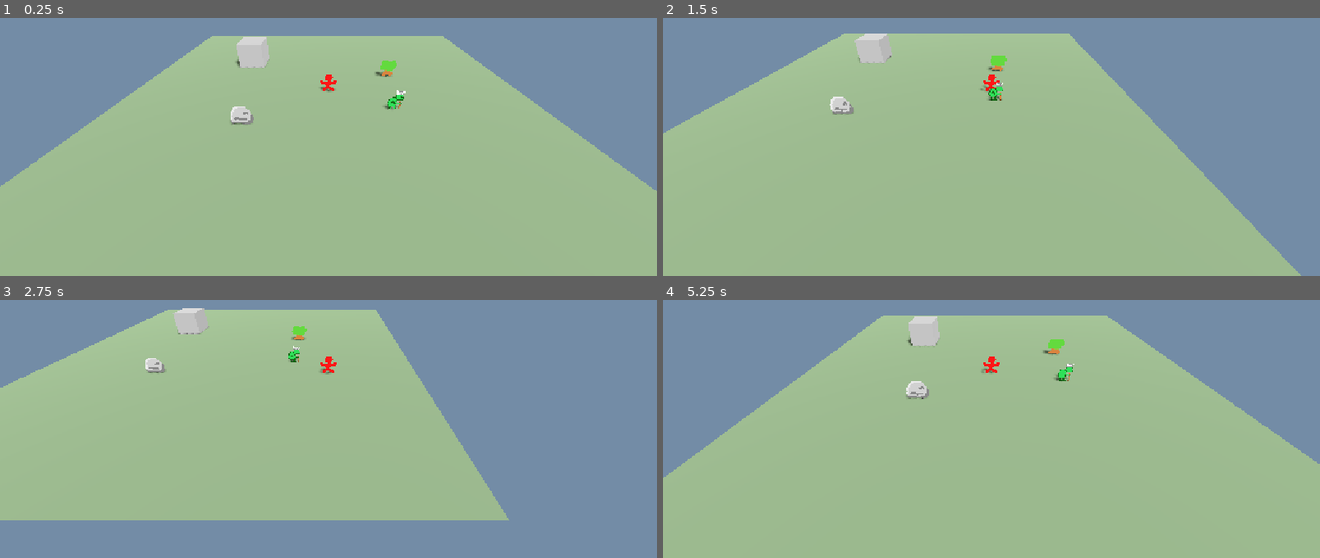
Above: before the commit, frames 1-4 (two rows, left to right).
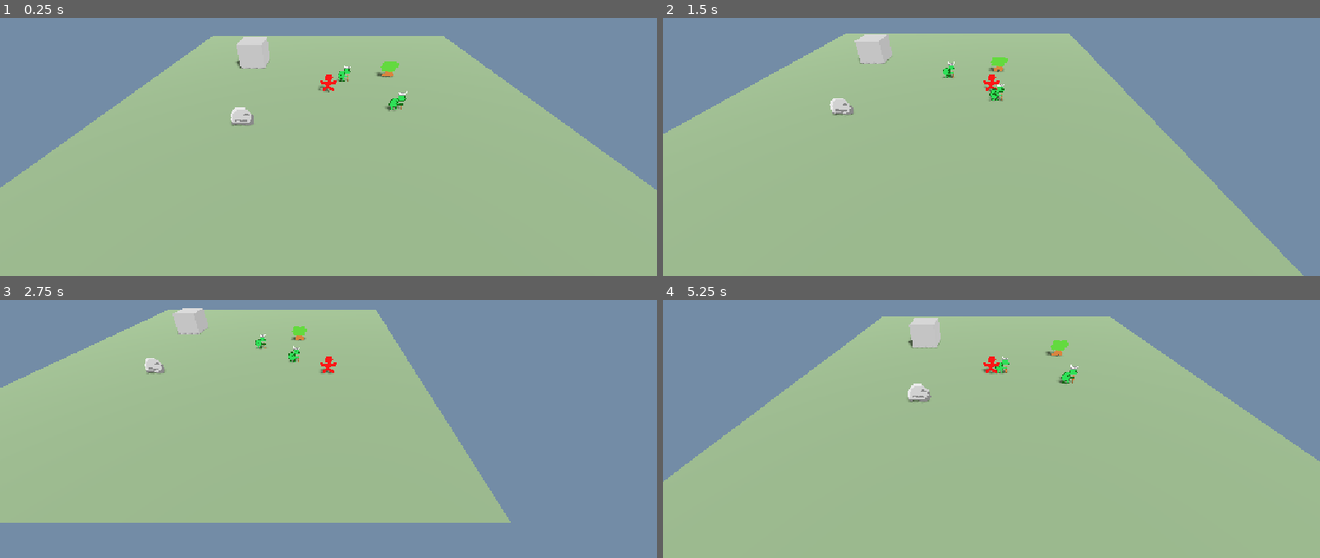
Above: after the commit, the same moments.

Repository: Drewpicus/2dPractice
Game: Godot game, scene res://Scenes/main.tscn
Same seed, same stepped clock (60 frames per second), same inputs: the game is played once before the commit and once after it.
Inputs (mouse positions are in pixels of both pictures, inside the frame that each line leads up to):
- Up to frame 1 (0.25 s): no input
- Up to frame 2 (1.5 s): move the mouse to (1136, 72) at 0.52 s; hold D (move_right) 0.53-1.28 s; hold F (test) 0.53-1.28 s; move the mouse to (860, 110) at 1.27 s; hold S (move_down) from 1.28 s (still down); click (860, 110) at 1.35 s
- Up to frame 3 (2.75 s): tap F (test) at 1.55 s; move the mouse to (outside the picture) at 2.02 s; release S (move_down) at 2.03 s; hold D (move_right) from 2.03 s (still down); hold F (test) from 2.03 s (still down); tap T (quick_inspect) at 2.1 s
- Up to frame 4 (5.25 s): move the mouse to (958, 447) at 2.77 s; release D (move_right) at 2.78 s; release F (test) at 2.78 s; hold W (move_up) 2.78-3.53 s; tap F (test) at 2.85, 4.55 s; move the mouse to (1188, 429) at 3.52 s; hold F (test) 3.53-4.28 s; hold A (move_left) 3.53-5.03 s; tap Mouse wheel up (zoom_in) at 3.6 s; move the mouse to (794, 318) at 4.27 s; tap Mouse wheel down (zoom_out) at 4.35 s; move the mouse to (1024, 374) at 5.02 s; hold S (move_down) from 5.03 s (still down); hold F (test) from 5.03 s (still down)

The runs differ from the first frame. In frame 1, 0.6% of the frame differs, in the area x 0-100%, y 6-67%; in frame 2, 0.6%; in frame 3, 0.9%; in frame 4, 1.2%, in the area x 0-100%, y 6-71%.

Commit message:
goblin corpse floating

Diff:
--- a/Scripts/Definitions/definition_loader.gd
+++ b/Scripts/Definitions/definition_loader.gd
@@ -75,6 +75,8 @@
 
 		definition.sprite = sprite_resource as Texture2D
 
+		definition.sprite_orientation = StringName(data.get("sprite_orientation", ""))
+
 	if data.has("collision"):
 		definition.collision_shape = _load_collision_shape(data["collision"], path)
 
--- a/Scripts/Entity/entity_factory.gd
+++ b/Scripts/Entity/entity_factory.gd
@@ -37,11 +37,13 @@
 			# Rotate it onto the XZ ground plane.
 			sprite.rotation_degrees.x = -90.0
 
+			sprite.rotation_degrees.y = randf_range(0.0,360.0)
+
 			# Center the corpse around the Entity position.
 			sprite.offset = Vector2.ZERO
 
 			# Keep it barely above the ground to prevent z-fighting.
-			sprite.position.y = sprite.pixel_size
+			sprite.position.y = sprite.pixel_size * 2
 
 	if definition.collision_shape:
 		var collision := entity.get_node("CollisionShape3D") as CollisionShape3D
--- a/main.gd
+++ b/main.gd
@@ -7,6 +7,7 @@
 
 	game_world.spawn_entity(&"base:player", Vector3(0, 0, 0))
 	game_world.spawn_entity(&"base:goblin", Vector3(6, 0, 3))
+	game_world.spawn_entity(&"base:goblin", Vector3(2, 0, -3))
 	game_world.spawn_entity(&"base:rock", Vector3(-7, 0, 5))
 	game_world.spawn_entity(&"base:tree", Vector3(7, 0, -4))
 
